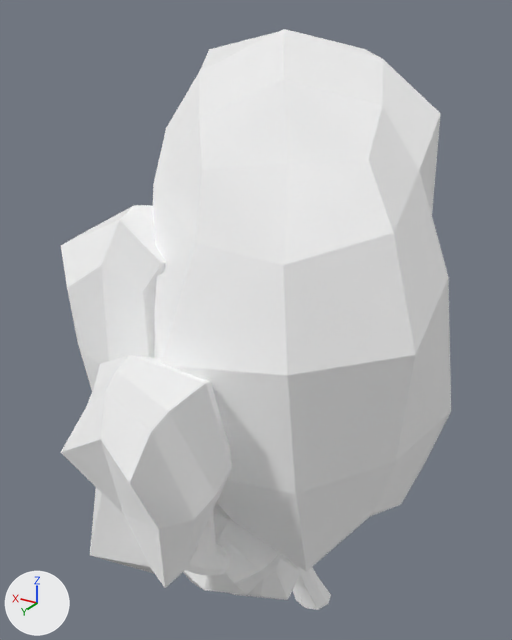
A saved change to the glTF model assets/nature_lowpoly/BirchTree_1.glb.
One viewpoint serves both versions: a 50 mm lens placed at (-1.45, 3.32, 3.62), pointed at (0.21, 0.56, 2.23). The lights are fixed; the arrows at lower left show +X, +Y and +Z. The older version comes first.

The first picture shows 'BirchTree_1'.
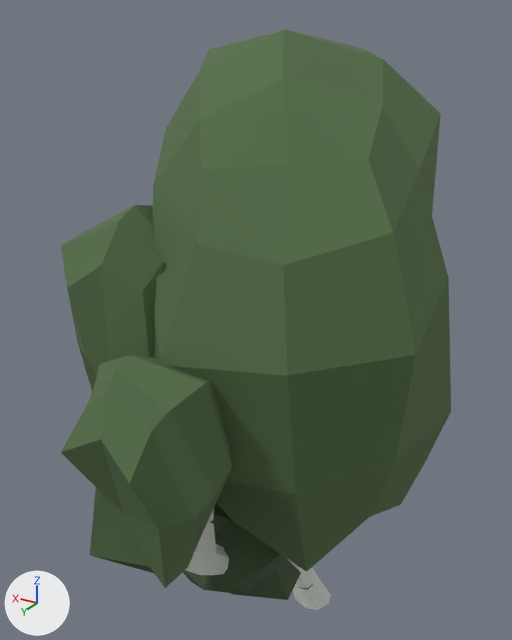
Changed parts and their boxes [x1, y1, x2, y2] in the pictures (512 x 640 px):
'BirchTree_1', recoloured, surface changed (white to dark green): [61, 29, 451, 610] in both

The edits, one by one:
In material 'White' (mat_white), metallic goes from 1.0 to 0.0.
Material 'White' (mat_white) changes colour from white #ffffff to light grey #d4d8cf; in linear values from (1.0, 1.0, 1.0) to (0.655, 0.686, 0.626).
In material 'White' (mat_white), roughness goes from 1.0 to 0.9.
In material 'Green' (mat_green), metallic goes from 1.0 to 0.0.
Material 'Green' (mat_green) changes colour from white #ffffff to dark green #536d45; in linear values from (1.0, 1.0, 1.0) to (0.0874, 0.152, 0.0599).
In material 'Green' (mat_green), roughness goes from 1.0 to 0.9.
In material 'DarkGreen' (mat_darkgreen), metallic goes from 1.0 to 0.0.
Material 'DarkGreen' (mat_darkgreen) changes colour from white #ffffff to dark green #415536; in linear values from (1.0, 1.0, 1.0) to (0.0532, 0.0908, 0.037).
In material 'DarkGreen' (mat_darkgreen), roughness goes from 1.0 to 0.9.
